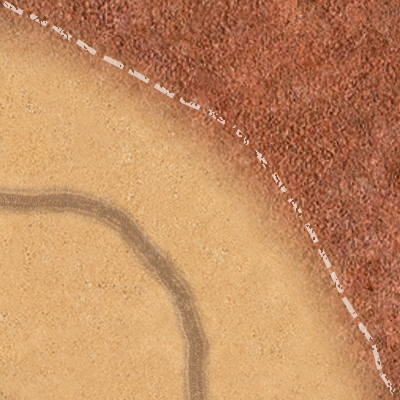
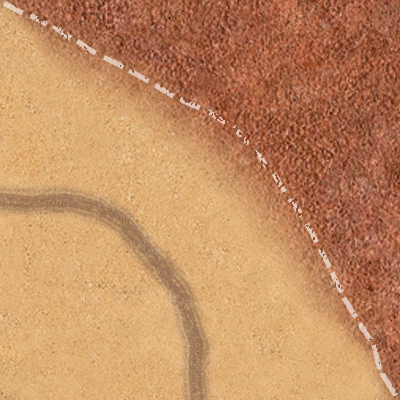
Layer changes from the first (400, 400) image to the second:
painted on "Слой 2" over box(0, 0, 400, 400)
